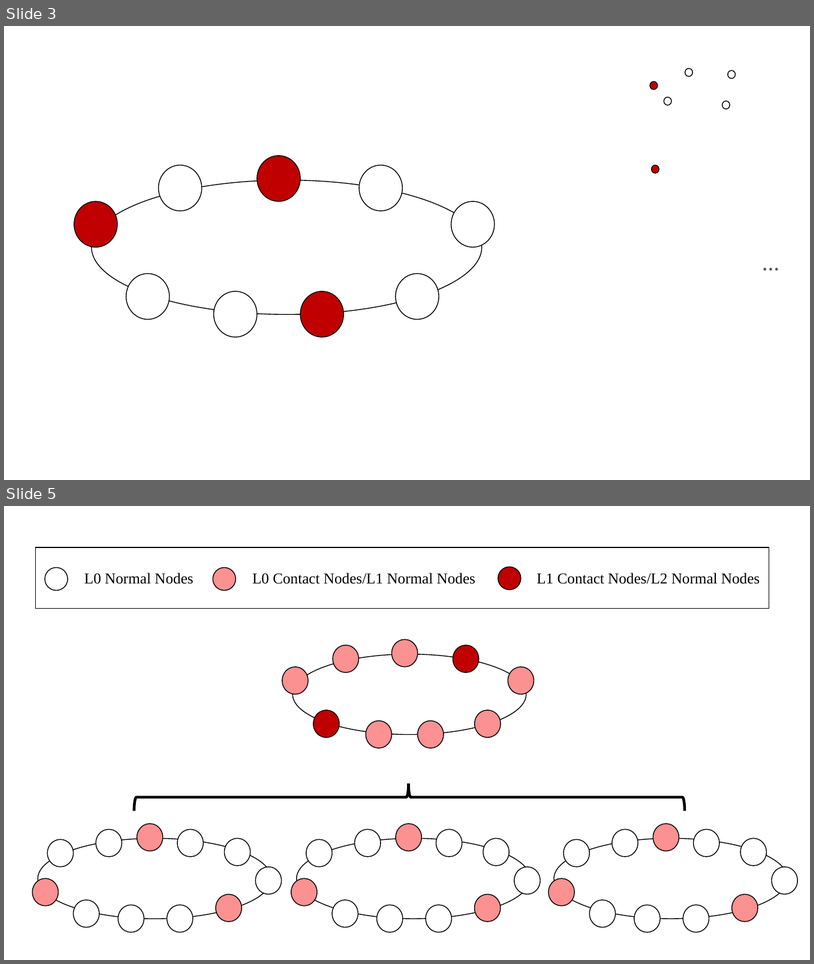
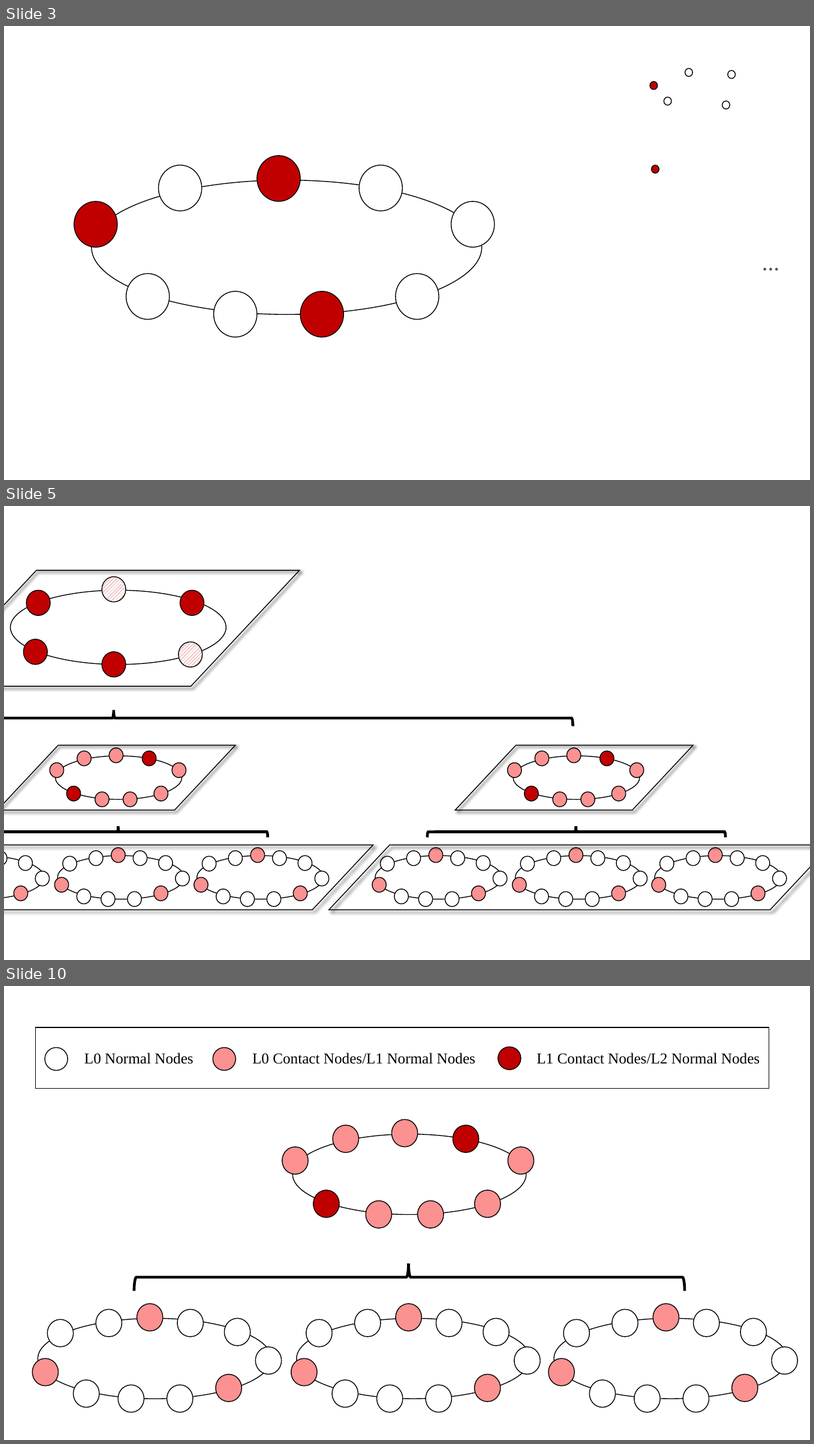
Before and after one commit to James-QiuHaoran/structured-p2p-overlay-network, a slide deck: paper-atc/paper-src/figures/structure.pptx. Shown one above the other, each under a label of ours: slides 3 and 5 before the commit, slides 3, 5 and 10 after it; the slides between them are not shown. The pictures are 814x964 and 814x1444 pixels, drawn with LibreOffice and Linux fonts; fonts in the diff are those of the drawing. Boxes give left, top, right and bottom in pixels: in the first picture for what was removed or moved away, otherwise in the second. Text is boxed around its words. In the diff, an @@ line names an element or a change of style, - is before the commit and + after.

```diff
--- a/paper-atc/paper-src/figures/structure.pptx
+++ b/paper-atc/paper-src/figures/structure.pptx
@@ slide 5 added at (x1=4, y1=506, x2=810, y2=960), background #FFFFFF @@
@@ parallelogram added at (x1=4, y1=570, x2=300, y2=685), outline #000000 1 pt @@
@@ group added at (x1=11, y1=577, x2=227, y2=677): 7 ellipses @@
@@ left brace added at (x1=4, y1=709, x2=573, y2=726), outline #000000 3.25 pt @@
@@ group added at (x1=4, y1=745, x2=373, y2=910): 39 ellipses, 2 parallelograms, 1 left brace @@
@@ group added at (x1=329, y1=745, x2=810, y2=910): 46 ellipses, 2 parallelograms, 1 left brace @@
@@ what was slide 5 is now slide 10 @@
```
Also in this commit, not shown: 1 slide changed, 4 other slides added, 10 other files.
